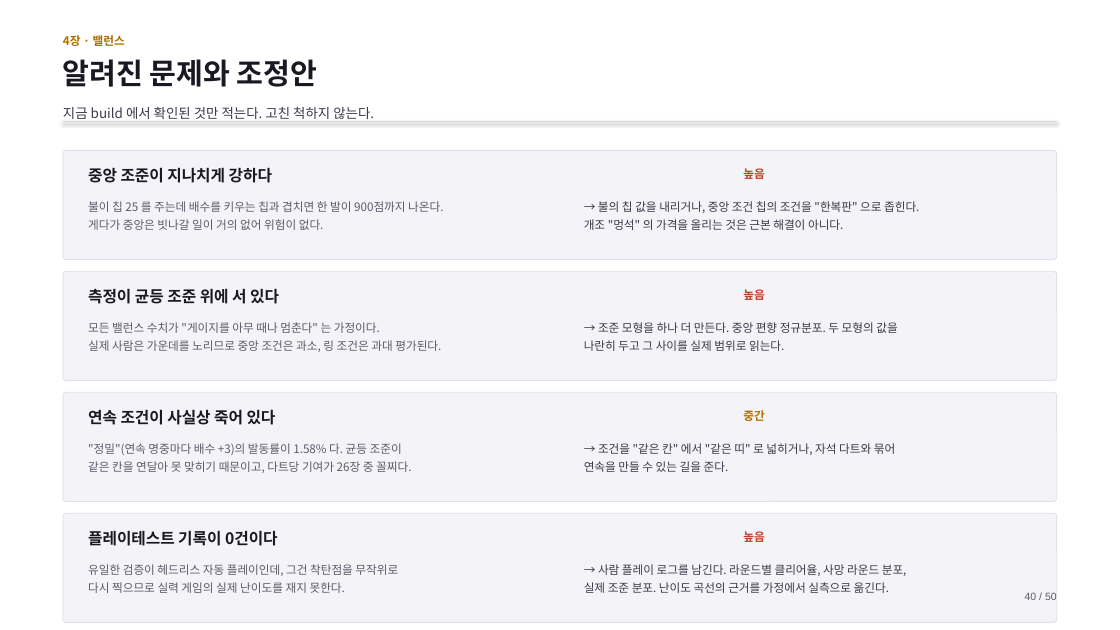
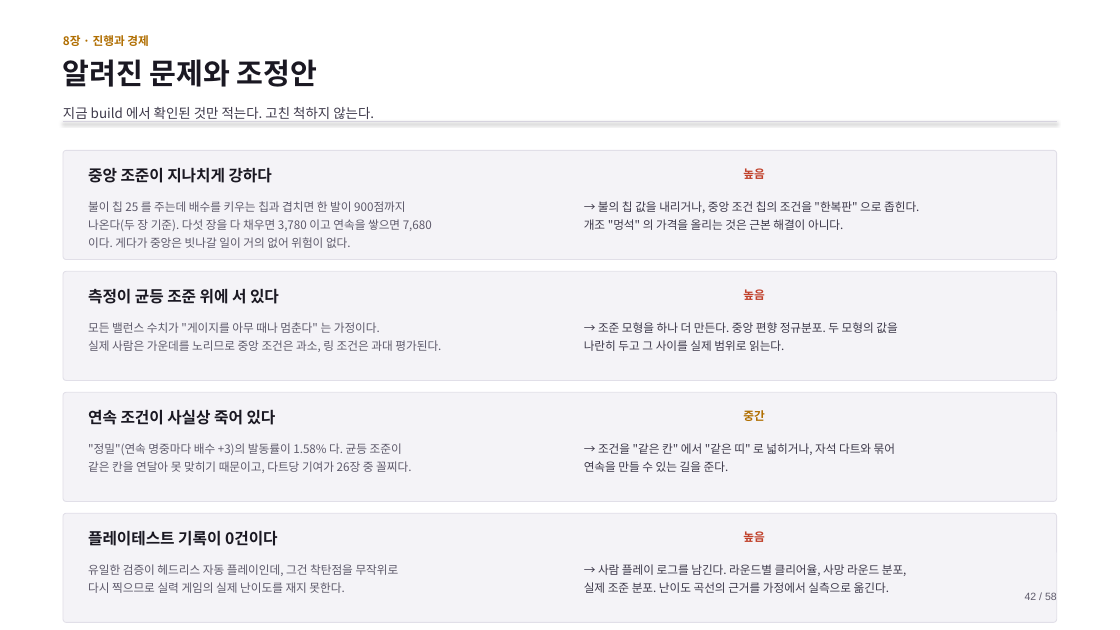
Before and after one commit to GGbong69/test-03, a slide deck: slide 42 of docs/기획서.pptx (slide 40 before the commit). Drawn at 1120x630 pixels with LibreOffice and Linux fonts; fonts in the diff are those of the drawing. Boxes give left, top, right and bottom in pixels: in the first picture for what was removed or moved away, otherwise in the second. Text is boxed around its words. In the diff, an @@ line names an element or a change of style, - is before the commit and + after.

```diff
--- a/docs/기획서.pptx
+++ b/docs/기획서.pptx
@@ text at [63, 35, 148, 46]: text changed @@
-4장 · 밸런스
+8장 · 진행과 경제
@@ text at [88, 201, 432, 248]: text changed @@
-불이 칩 25 를 주는데 배수를 키우는 칩과 겹치면 한 발이 900점까지 나온다.
-게다가 중앙은 빗나갈 일이 거의 없어 위험이 없다.
+불이 칩 25 를 주는데 배수를 키우는 칩과 겹치면 한 발이 900점까지
+나온다(두 장 기준). 다섯 장을 다 채우면 3,780 이고 연속을 쌓으면 7,680
+이다. 게다가 중앙은 빗나갈 일이 거의 없어 위험이 없다.
@@ text at [1025, 592, 1057, 600]: text changed @@
-40 / 50
+42 / 58
```
Also in this commit, not shown: 47 other slides changed, 9 slides added, 1 slide removed, 1 other file.
